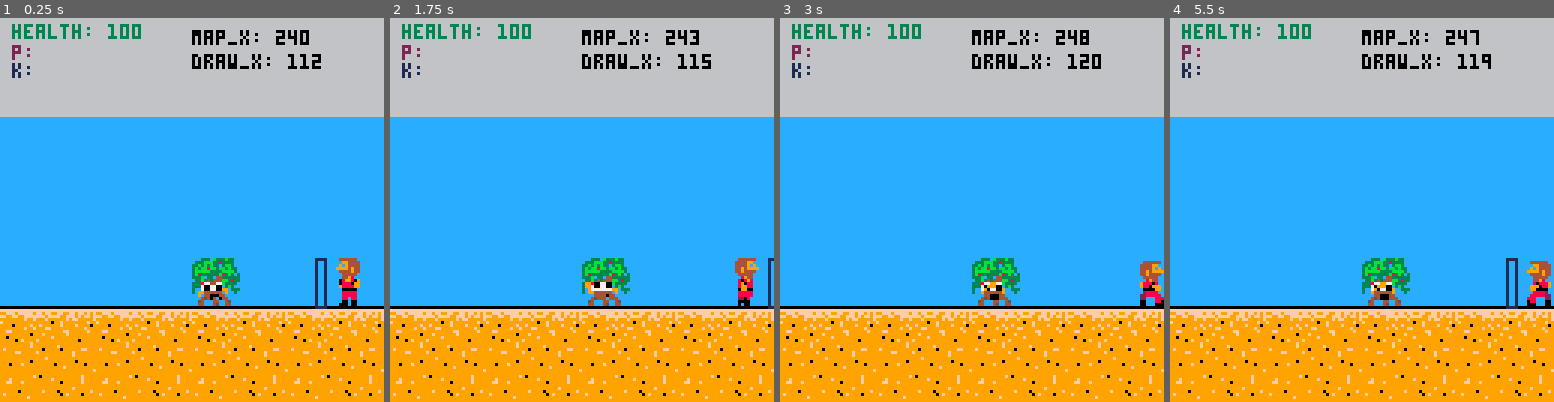
Above: before the commit, frames 1-4 (left to right).
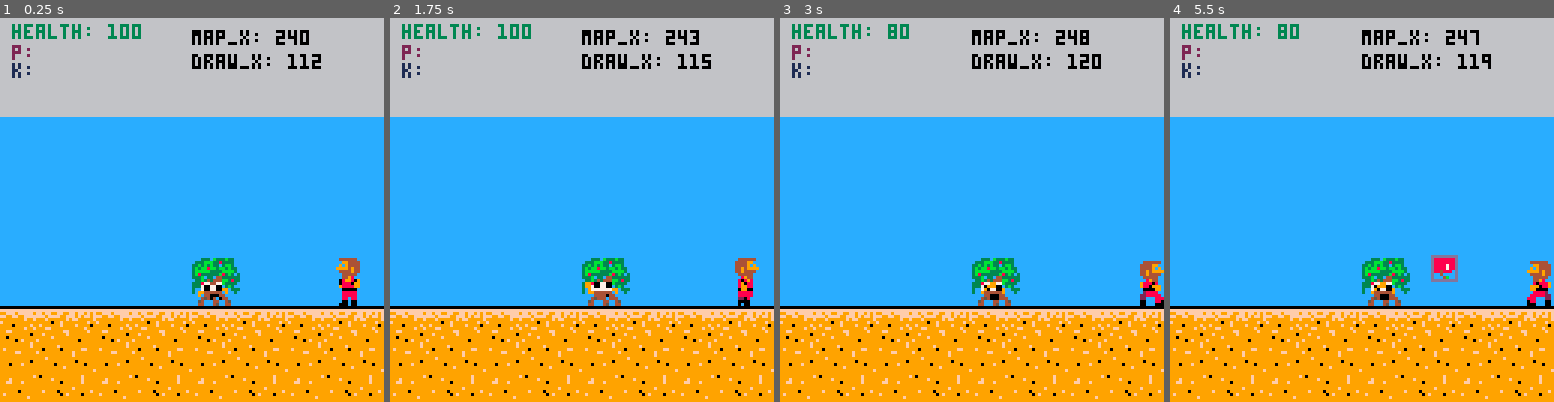
Above: after the commit, the same moments.

Repository: radicalslice/kfu-01
Game: PICO-8 cartridge main.p8
Same seed, same stepped clock (60 frames per second), same inputs: the game is played once before the commit and once after it.
Inputs:
- Up to frame 1 (0.25 s): no input
- Up to frame 2 (1.75 s): tap X (X key) at 0.33, 1.07 s; tap O (Z key) at 0.7, 1.7 s; hold Right from 1.6 s (still down)
- Up to frame 3 (3 s): tap X (X key) at 1.85, 2.97 s; release Right at 2.1 s; tap O (Z key) at 2.1, 2.5, 2.9 s; hold Right from 2.47 s (still down)
- Up to frame 4 (5.5 s): release Right at 3.03 s; hold Left 3.08-3.58 s; tap O (Z key) every 0.4 s from 3.3 to 5.3 s; hold Down 3.63-3.97 s; hold Right 4.02-4.68 s; tap X (X key) at 4.08, 5.2 s; hold Left from 5.08 s (still down)

The runs differ from the first frame. In frame 1, 0.2% of the frame differs, in the area x 82-86%, y 62-76%; in frame 2, 0.1%; in frame 3, 0.1%; in frame 4, 0.8%, in the area x 28-91%, y 1-76%.

Commit message:
Add projectiles and related collision

Diff:
--- a/baddie.lua
+++ b/baddie.lua
@@ -1,5 +1,6 @@
 bmgr = {
   baddies = {},
+  projectiles = {},
   boss = nil,
 
   reset = function(bm)
@@ -11,6 +12,14 @@
     if bm.boss != nil then
       bm.boss:update(dt)
     end
+    foreach(bm.projectiles, function(p)
+      p:update(dt,vx)
+      if p.x > 140 or p.x < -12 then
+        del(p.projectiles, p)
+      end
+    end)
+
+
   end,
 
   draw = function(bm)
@@ -18,6 +27,7 @@
     if bm.boss != nil then
       bm.boss:draw()
     end
+    foreach(bm.projectiles, function(p) p:draw() end)
   end,
 
   -- return number of colliding baddies
@@ -70,11 +80,28 @@
       bm.boss.vx = (bm.boss.direction == 0) and 1 or -1
     end
   end,
+  player_projectile_collision = function(bm,px0,py0,px1,py1)
+    local count = 0
+    foreach(bm.projectiles, function(p)
+      local bx0,by0,bx1,by1 = p:getBB()
+      if collides(px0,py0,px1,py1,bx0,by0,bx1,by1) then
+        del(bm.projectiles,p)
+        count += 1
+      end
+    end)
+    return count
+  end,
   combat_collision = function(bm,px0,py0,px1,py1)
     foreach(bm.baddies, function(b)
       local bx0,by0,bx1,by1 = b:getBB()
       if collides(px0,py0,px1,py1,bx0,by0,bx1,by1) then
         del(bm.baddies, b)
+      end
+    end)
+    foreach(bm.projectiles, function(p)
+      local bx0,by0,bx1,by1 = p:getBB()
+      if collides(px0,py0,px1,py1,bx0,by0,bx1,by1) then
+        del(bm.projectiles, p)
       end
     end)
   end,
@@ -110,8 +137,8 @@
         baddie = new_tree(direction, start_x)
       elseif btype == "flower" then
         baddie = new_flower(direction, start_x)
-        else
-          printh("unkown baddie type: "..btype)
+      else
+        printh("unkown baddie type: "..btype)
       end
       add(bm.baddies, baddie)
       start_x = start_x + (direction == 0 and 10 or -10)
@@ -244,6 +271,58 @@
   }
   baddie.frames_current = baddie.frames_walk
   return baddie
+end
+
+function new_projectile(direction, start_x)
+  local projectile = {
+    direction = direction,
+    x = start_x,
+    vx = direction == 0 and -1.8 or 1.8,
+    y = 79,
+    state_t = 1,
+    since_last_state = 0,
+    frames_default = {97,98,99,100},
+    frame_index = 1,
+    frame_wait = 0.05,
+    since_last_frame = 0,
+    frames_current = nil,
+    update = function(p,dt,vx)
+      if p.state == "default" then
+        p:update_default(dt)
+      end
+
+      p.x += p.vx
+
+      p.since_last_frame += dt
+      if p.since_last_frame > p.frame_wait then
+        p.frame_index += 1
+        p.since_last_frame = 0
+        if p.frame_index > #p.frames_current then
+          p.frame_index = 1
+        end
+      end
+    end,
+    draw = function(p)
+      local face_left = p.direction == 0
+      palt(0, false)
+      palt(15, true)
+      spr(p.frames_current[p.frame_index],face_left and p.x or p.x,p.y,1,1,(face_left and true or false),false)
+      -- draw bounding box
+      local x0, y0, x1, y1 = p:getBB()
+      rect(x0, y0, x1, y1,13)
+      pal()
+    end,
+    getBB = function(p)
+      return p.x,p.y,p.x+8,p.y+8
+    end,
+    update_default = function(p, dt)
+      p.since_last_state += dt
+      p.x += p.vx
+    end,
+  }
+  projectile.frames_current = projectile.frames_default
+  return projectile
+
 end
 
 function new_boss(direction, start_x)
@@ -325,6 +404,7 @@
         b.since_last_state = 0
         b.frames_current = b.frames_upthrow
         b.frame_index = 1
+        add(bmgr.projectiles, new_projectile(b.direction, b.x))
       end
     end,
     update_upthrow = function(b, dt)
--- a/main.p8
+++ b/main.p8
@@ -43,6 +43,12 @@
 
   local px0, py0, px1, py1 = player:getBB()
   local current_huggers = bmgr:player_collision(px0,py0,px1,py1)
+
+  local proj_collisions = bmgr:player_projectile_collision(px0,py0,px1,py1)
+  if proj_collisions > 0 then
+    -- remove some health from player
+    player:deduct_health(20)
+  end
 
   px0, py0, px1, py1 = player:getFrontBB()
   local boss_collide = bmgr:player_boss_collision(px0,py0,px1,py1)
@@ -134,10 +140,6 @@
   print("k: ", 4, 15, 1)
   for i=1,player.mash_count_k do
     rectfill(4 + (8*i), 15, 8 + (8*i), 17, 1)
-  end
-
-  if bmgr.boss != nil then
-
   end
 end
 
@@ -231,22 +233,22 @@
 00000000ff4444ffff4444ffff4444ffff4444ffffa3aafffff33ffffff33ffffff33ffffff45404f044ffffff44540ff044fffffff45444f444ffffffffffff
 00000000ff4f444fff44f44fff4f444fff44f44ff4333ffff43f34fffff434ffff4333ffff54fff44ff45ffff54ff44fff45ffffff54fff44ff45fffffffffff
 00000000f4ff4f44ff4f4f4ff4ff4f44ff4f4f4ff4fff44ff4fff44ffff4f4ffff4ff44fff44fff45ff44ffff44ff54fff44ffffff44fff45ff44fffffffffff
-000000000000000000000000000000000000000000000000000000000000000000000000fff333fb333b33fffff333fb333b33fffff333fb333b33ffffffffff
-000000000000000000000000000000000000000000000000000000000000000000000000f333bbb3383333fff333bbb3383333fff333bbb3383333ffffffffff
-00000000000000000000000000000000000000000000000000000000000000000000000033b3b3b33f3bb3ff33b3b3b33f3bb3ff33b3b3b33f3bb3ffffffffff
-0000000000000000000000000000000000000000000000000000000000000000000000003b3bb8bb3bb3b33f3b3bb8bb3bb3b33f3b3bb8bb3bb3b33fffffffff
-0000000000000000000000000000000000000000000000000000000000000000000000003bbbbb3333bbbb3f3bbbbb3333bbbb3f3bbbbb3333bbbb3fffffffff
-0000000000000000000000000000000000000000000000000000000000000000000000003b8333333b83b3f33b8333333b83b3f33b8333333b83b3f3ffffffff
-000000000000000000000000000000000000000000000000000000000000000000000000333bf33f44333333333bf33f44333333333bf33f44333333ffffffff
-000000000000000000000000000000000000000000000000000000000000000000000000f33b343444bb3833f33b343444bb3833f33b343444bb3833ffffffff
-0000000000000000000000000000000000000000000000000000000000000000000000003338779977b3333f3338774477b3333f3338774477b3333fffffffff
-0000000000000000000000000000000000000000000000000000000000000000000000003337099900f3b3ff3337777777f3b3ff3337007700f3b3ffffffffff
-0000000000000000000000000000000000000000000000000000000000000000000000003ff79077009ff3333ff700770099f3333ff700770099f333ffffffff
-0000000000000000000000000000000000000000000000000000000000000000000000003ff94444449fff3f3f99004400f9ff3f3ff9444444f9ff3fffffffff
-000000000000000000000000000000000000000000000000000000000000000000000000ffff4400044fffffff9f4404444ffffffff94400044fffffffffffff
-000000000000000000000000000000000000000000000000000000000000000000000000fff454000444ffffff995444f444fffffff999900444ffffffffffff
-000000000000000000000000000000000000000000000000000000000000000000000000ff54fff44ff45fffff99fff44ff45fffff54f9944ff45fffffffffff
-000000000000000000000000000000000000000000000000000000000000000000000000ff44fff45ff44fffff44fff45ff44fffff44fff45ff44fffffffffff
+00000000ffff4bfff8888ffff888888ffff8888f00000000000000000000000000000000fff333fb333b33fffff333fb333b33fffff333fb333b33ffffffffff
+00000000fff4ffff888888ff88888888ff88888800000000000000000000000000000000f333bbb3383333fff333bbb3383333fff333bbb3383333ffffffffff
+00000000f884888f888888ff88888888ff8888880000000000000000000000000000000033b3b3b33f3bb3ff33b3b3b33f3bb3ff33b3b3b33f3bb3ffffffffff
+00000000888887888888844f88888788f4488888000000000000000000000000000000003b3bb8bb3bb3b33f3b3bb8bb3bb3b33f3b3bb8bb3bb3b33fffffffff
+0000000088888788888888f4888887884f888888000000000000000000000000000000003bbbbb3333bbbb3f3bbbbb3333bbbb3f3bbbbb3333bbbb3fffffffff
+0000000088888888888888fbf884888fbf888888000000000000000000000000000000003b8333333b83b3f33b8333333b83b3f33b8333333b83b3f3ffffffff
+0000000088888888888778fffff4ffffff87788800000000000000000000000000000000333bf33f44333333333bf33f44333333333bf33f44333333ffffffff
+00000000f888888ff8888fffffff4bfffff8888f00000000000000000000000000000000f33b343444bb3833f33b343444bb3833f33b343444bb3833ffffffff
+0000000000000000ffffffff0000000000000000000000000000000000000000000000003338779977b3333f3338774477b3333f3338774477b3333fffffffff
+0000000000000000ffffffff0000000000000000000000000000000000000000000000003337099900f3b3ff3337777777f3b3ff3337007700f3b3ffffffffff
+0000000000000000ffffffff0000000000000000000000000000000000000000000000003ff79077009ff3333ff700770099f3333ff700770099f333ffffffff
+0000000000000000ffffffff0000000000000000000000000000000000000000000000003ff94444449fff3f3f99004400f9ff3f3ff9444444f9ff3fffffffff
+0000000000000000ffffffff000000000000000000000000000000000000000000000000ffff4400044fffffff9f4404444ffffffff94400044fffffffffffff
+0000000000000000ffffffff000000000000000000000000000000000000000000000000fff454000444ffffff995444f444fffffff999900444ffffffffffff
+0000000000000000ffffffff000000000000000000000000000000000000000000000000ff54fff44ff45fffff99fff44ff45fffff54f9944ff45fffffffffff
+0000000000000000ffffffff000000000000000000000000000000000000000000000000ff44fff45ff44fffff44fff45ff44fffff44fff45ff44fffffffffff
 000000000000000000000000000000000000000000000000000000000000000000000000ffffffffffffffffffffffffffffffff000000000000000000000000
 ffffffffffffffffffffffffffffffff0000000000000000000000000000000000000000ffffffffffffffffffffffffffffffff000000000000000000000000
 99fff9fffff9ff9ff99ff99ff9ff9f9f0000000000000000000000000000000000000000ffffffffffffffffffffffffffffffff000000000000000000000000
--- a/player.lua
+++ b/player.lua
@@ -146,7 +146,7 @@
     --rect(x0, y0, x1, y1,1)
 
     x0, y0, x1, y1 = p:getFrontBufferBB()
-    rect(x0, y0, x1, y1,1)
+    -- rect(x0, y0, x1, y1,1)
 
     -- Draw the attack-y bits
     if p.state == "punch" then
@@ -164,11 +164,10 @@
     -- Draw fist / leg collision
     local checkme,x2,y2,x3,y3 = p:getAtkBB()
     if checkme then
-      -- rect(x2, y2, x3, y3,14)
+      rect(x2, y2, x3, y3,14)
       -- last_extent = face_right and x3 or x2
     end
     pal()
-    -- printh(p.state)
     return last_extent
   end,
   handle_hug = function(p, current_huggers)
@@ -182,7 +181,10 @@
   end,
   handle_boss_collision = function(p, collides)
     p.blocked = collides
-  end
+  end,
+  deduct_health = function(p, amount)
+    p.health = max(0, p.health - amount)
+  end,
 }
 
 function p_update_hugged(p, dt)
@@ -191,7 +193,7 @@
     return
   end
 
-  p.health -= max(0, ceil(dt * p.hugged_by_count * 10))
+  p:deduct_health(ceil(dt * p.hugged_by_count * 10))
 
   if p.hugged_by_count == 0 then
     p.state = "stand"
